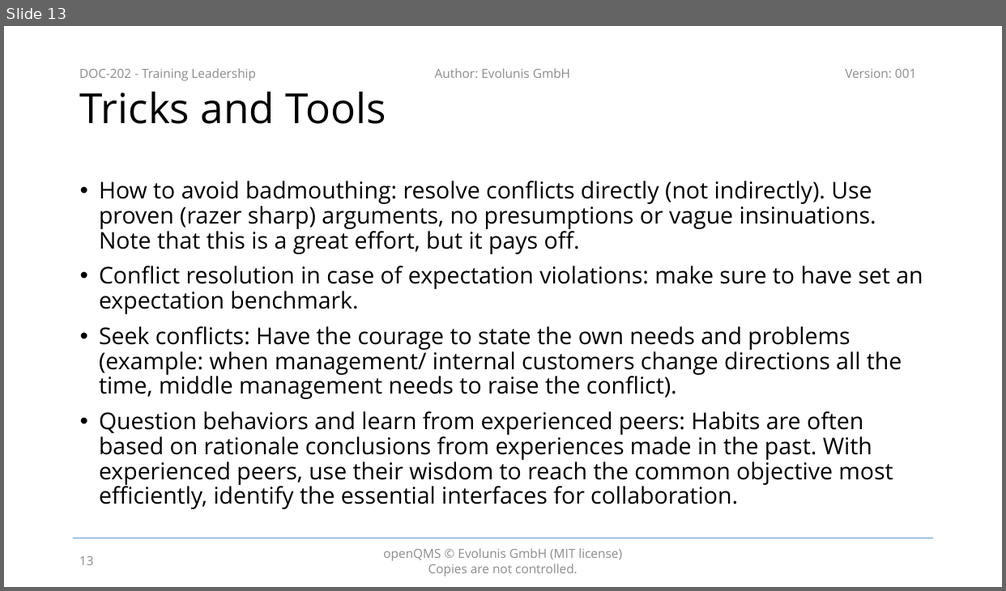
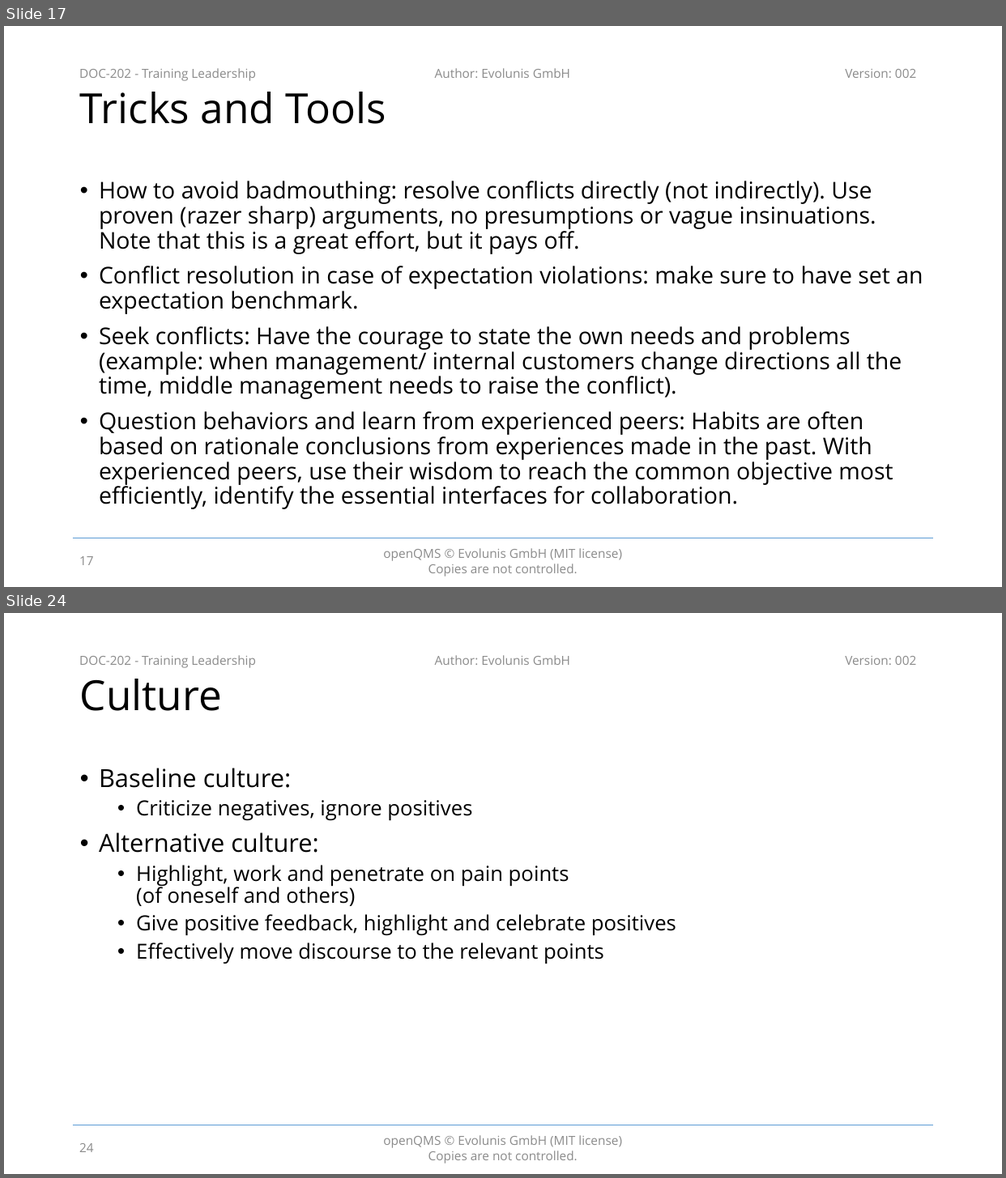
Before and after one commit to evolunis/openQMS, a slide deck: 2. Design and Development/DOC-202 - Training Leadership.pptx. Shown one above the other, each under a label of ours: slide 13 before the commit, slides 17 and 24 after it; the slides between them are not shown. The pictures are 1006x591 and 1006x1178 pixels, drawn with LibreOffice and Linux fonts; fonts in the diff are those of the drawing; background and template pictures are left out. Boxes give left, top, right and bottom in pixels: in the first picture for what was removed or moved away, otherwise in the second. Text is boxed around its words. In the diff, an @@ line names an element or a change of style, - is before the commit and + after.

```diff
--- a/2. Design and Development/DOC-202 - Training Leadership.pptx
+++ b/2. Design and Development/DOC-202 - Training Leadership.pptx
@@ slide 24 added at [4, 613, 1002, 1174], background #FFFFFF; not listed: 5 template elements that a slide beside it also shows @@
@@ title added at [80, 679, 222, 711], 40 pt, text #000000 @@
+Culture
@@ text added at [99, 768, 676, 965], 20 pt, text #000000 @@
+• Baseline culture:
+  • Criticize negatives, ignore positives
+• Alternative culture:
+  • Highlight, work and penetrate on pain points
+    (of oneself and others)
+  • Give positive feedback, highlight and celebrate positives
+  • Effectively move discourse to the relevant points
@@ page number added at [79, 1144, 94, 1152], 12 pt, text #8C8C8C @@
+24
@@ what was slide 13 is now slide 17 @@
@@ slide 17 changed as well @@
@@ text at [845, 69, 916, 78]: text changed @@
-Version: 001
+Version: 002
@@ page number at [79, 557, 94, 565]: text changed @@
-13
+17
```
Also in this commit, not shown: 12 other slides changed, 10 other slides added.
